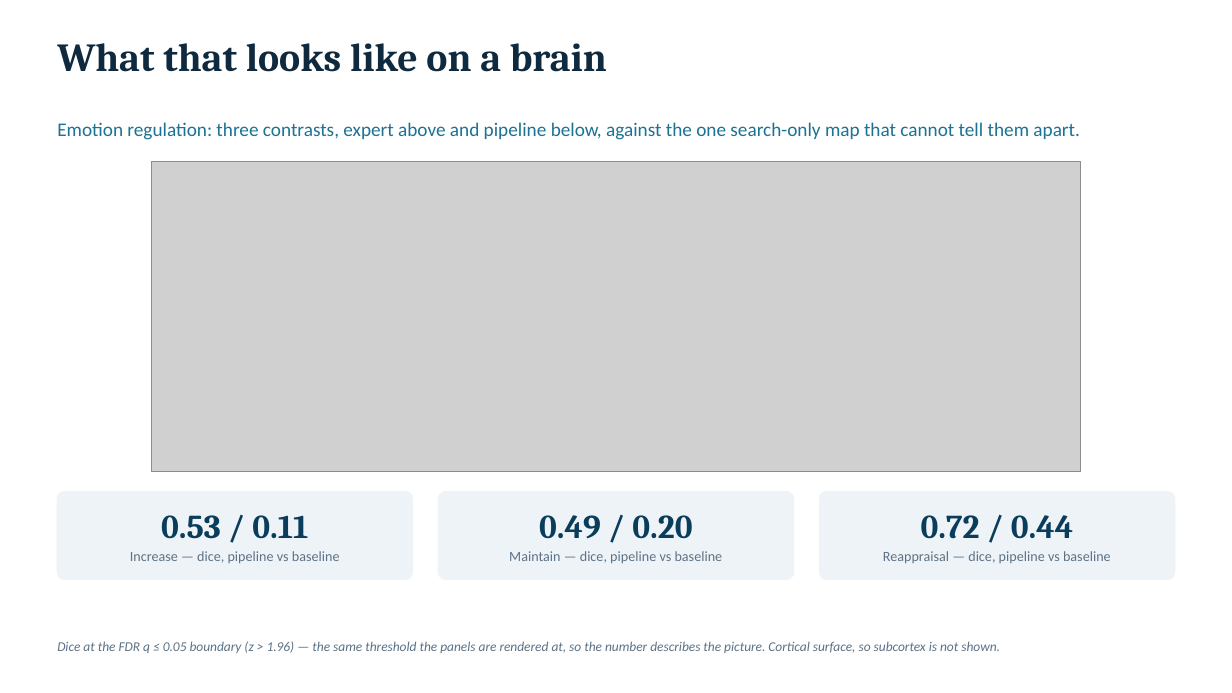
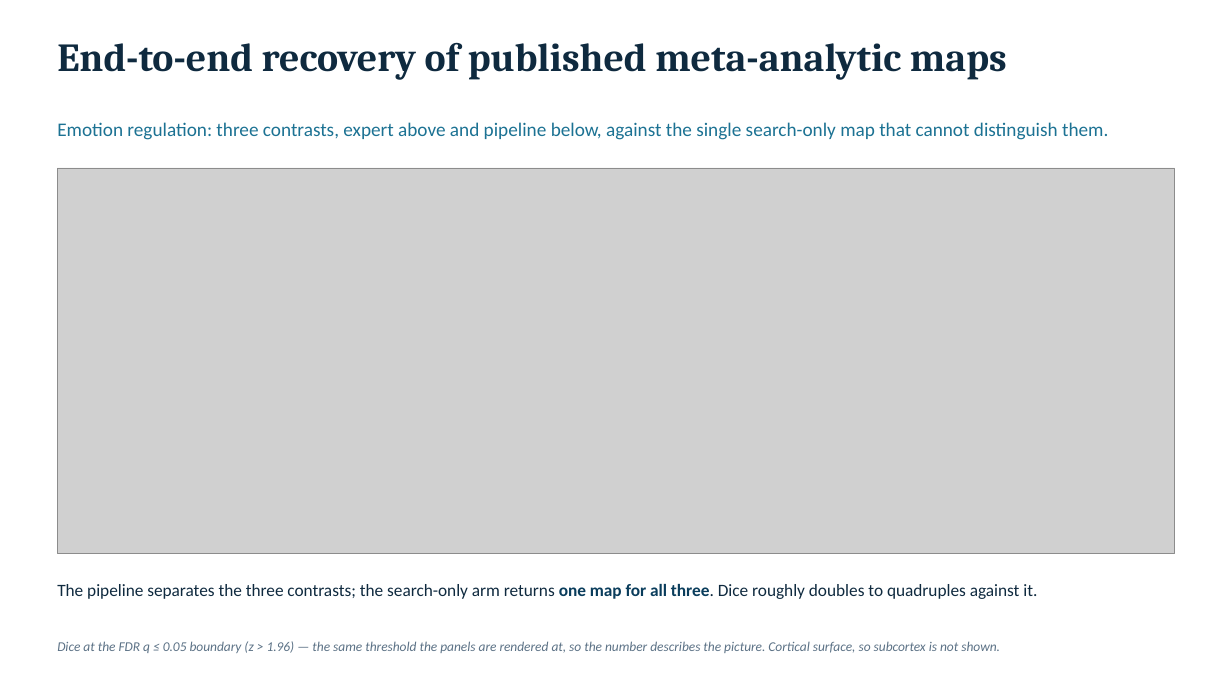
Before and after one commit to neurostuff/autonima-results, a slide deck: slide 8 of autonima_results_deck.pptx. Drawn at 1232x693 pixels with LibreOffice and Linux fonts; fonts in the diff are those of the drawing; grey boxes stand for pictures. Boxes give left, top, right and bottom in pixels: in the first picture for what was removed or moved away, otherwise in the second. Text is boxed around its words. In the diff, an @@ line names an element or a change of style, - is before the commit and + after.

```diff
--- a/autonima_results_deck.pptx
+++ b/autonima_results_deck.pptx
@@ text at bbox=[57, 42, 1007, 80]: text changed @@
-What that looks like on a brain
+End-to-end recovery of published meta-analytic maps
@@ text at bbox=[57, 122, 1108, 140]: text changed @@
-Emotion regulation: three contrasts, expert above and pipeline below, against the one search-only map that cannot tell them apart.
+Emotion regulation: three contrasts, expert above and pipeline below, against the single search-only map that cannot distinguish them.
@@ picture: place and size @@
-picture at bbox=[151, 162, 1080, 471]
+picture at bbox=[57, 168, 1175, 554]
@@ rounded rectangle removed at bbox=[57, 492, 412, 579] @@
@@ rounded rectangle removed at bbox=[438, 492, 793, 579] @@
@@ rounded rectangle removed at bbox=[820, 492, 1175, 579] @@
@@ text removed at bbox=[161, 515, 308, 539] @@
-0.53 / 0.11
@@ text removed at bbox=[539, 515, 692, 539] @@
-0.49 / 0.20
@@ text removed at bbox=[921, 515, 1073, 539] @@
-0.72 / 0.44
@@ text removed at bbox=[130, 551, 340, 563] @@
-Increase — dice, pipeline vs baseline
@@ text removed at bbox=[509, 551, 723, 563] @@
-Maintain — dice, pipeline vs baseline
@@ text removed at bbox=[883, 551, 1111, 563] @@
-Reappraisal — dice, pipeline vs baseline
@@ text added at bbox=[57, 584, 1037, 599], 13.5 pt, text #0F2A3F @@
+The pipeline separates the three contrasts; the search-only arm returns one map for all three. Dice roughly doubles to quadruples against it.
```
Also in this commit, not shown: 8 other slides changed, 1 slide added, 1 slide removed, 3 other files.
